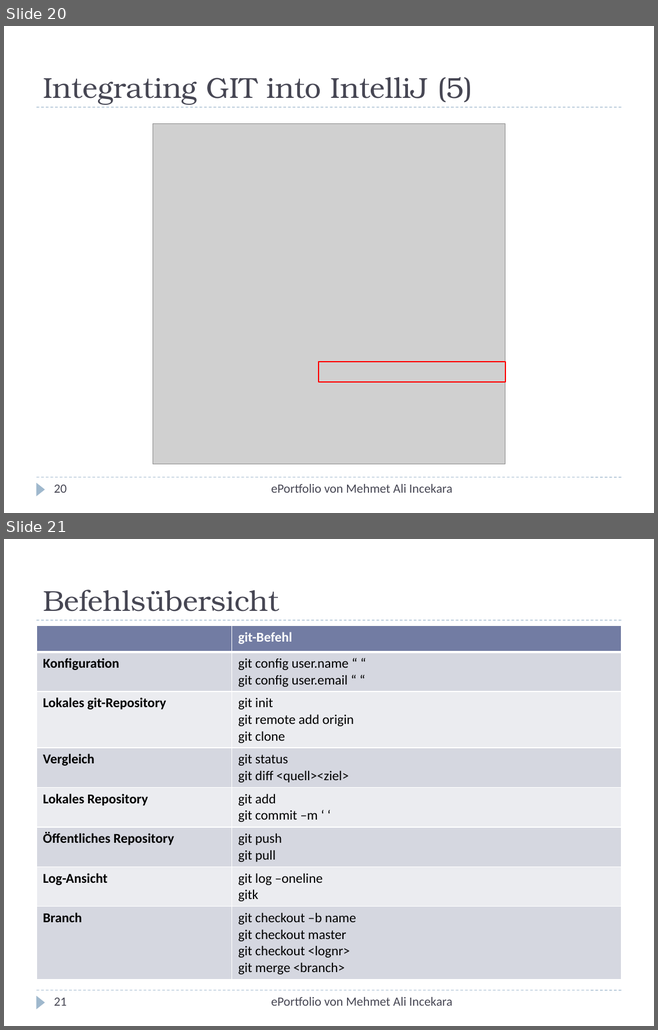
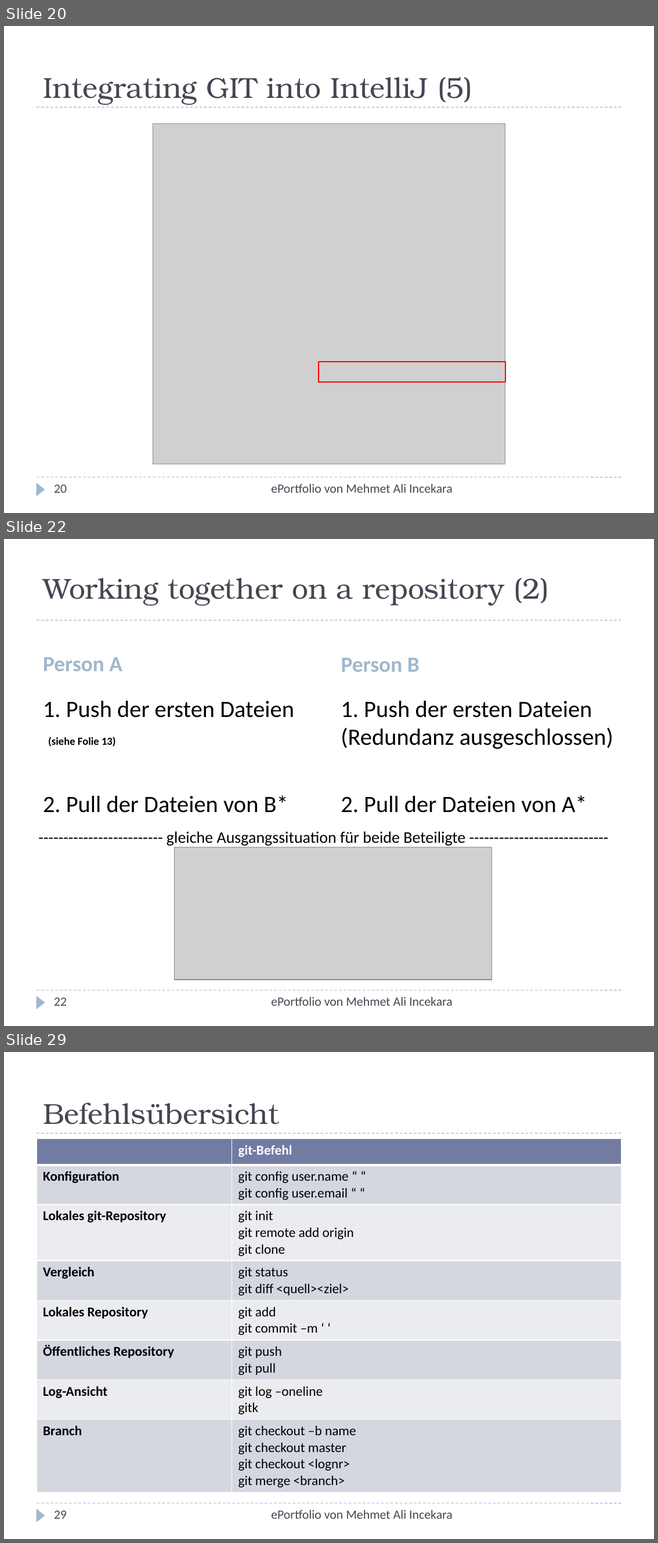
Before and after one commit to xnappy/ePortfolio, a slide deck: Tutorial.pptx. Shown one above the other, each under a label of ours: slides 20 and 21 before the commit, slides 20, 22 and 29 after it; the slides between them are not shown. The pictures are 658x1030 and 658x1543 pixels, drawn with LibreOffice and Linux fonts; fonts in the diff are those of the drawing; grey boxes stand for pictures. Boxes give left, top, right and bottom in pixels: in the first picture for what was removed or moved away, otherwise in the second. Text is boxed around its words. In the diff, an @@ line names an element or a change of style, - is before the commit and + after.

```diff
--- a/Tutorial.pptx
+++ b/Tutorial.pptx
@@ slide 22 added at [4,539,654,1026], background #FFFFFF; not listed: 3 template elements that a slide beside it also shows @@
@@ title added at [43,578,549,606], 32 pt, text #464653 @@
+Working together on a repository (2)
@@ text added at [43,657,122,671], 24 pt, text #9FB8CD, bold @@
+Person A
@@ text added at [341,658,419,672], 24 pt, text #9FB8CD, bold @@
+Person B
@@ text added at [43,701,294,813], 26 pt, text #000000 @@
+1. Push der ersten Dateien
+(siehe Folie 13)
+2. Pull der Dateien von B*
@@ text added at [340,701,613,813], 26 pt, text #000000 @@
+1. Push der ersten Dateien (Redundanz ausgeschlossen)
+2. Pull der Dateien von A*
@@ text added at [166,831,465,846], 18 pt, text #000000 @@
+------------------------- gleiche Ausgangssituation für beide Beteiligte ----------------------------
@@ picture added at [174,848,491,980] @@
@@ page number added at [54,998,67,1006], 14 pt, text #464653 @@
+22
@@ text added at [271,997,452,1006], 14 pt, text #464653 @@
+ePortfolio von Mehmet Ali Incekara
@@ what was slide 21 is now slide 29 @@
@@ page number at [54,1511,67,1519]: text changed @@
-21
+29
```
Also in this commit, not shown: 1 slide changed, 7 other slides added, 1 other file.
